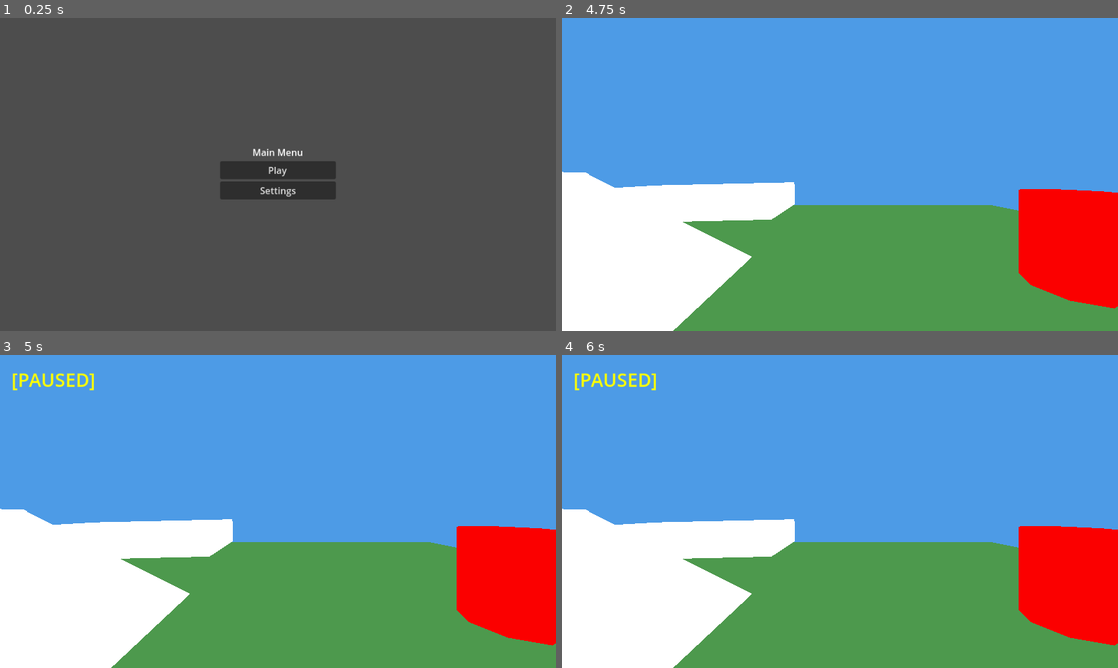
Above: before the commit, frames 1-4 (two rows, left to right).
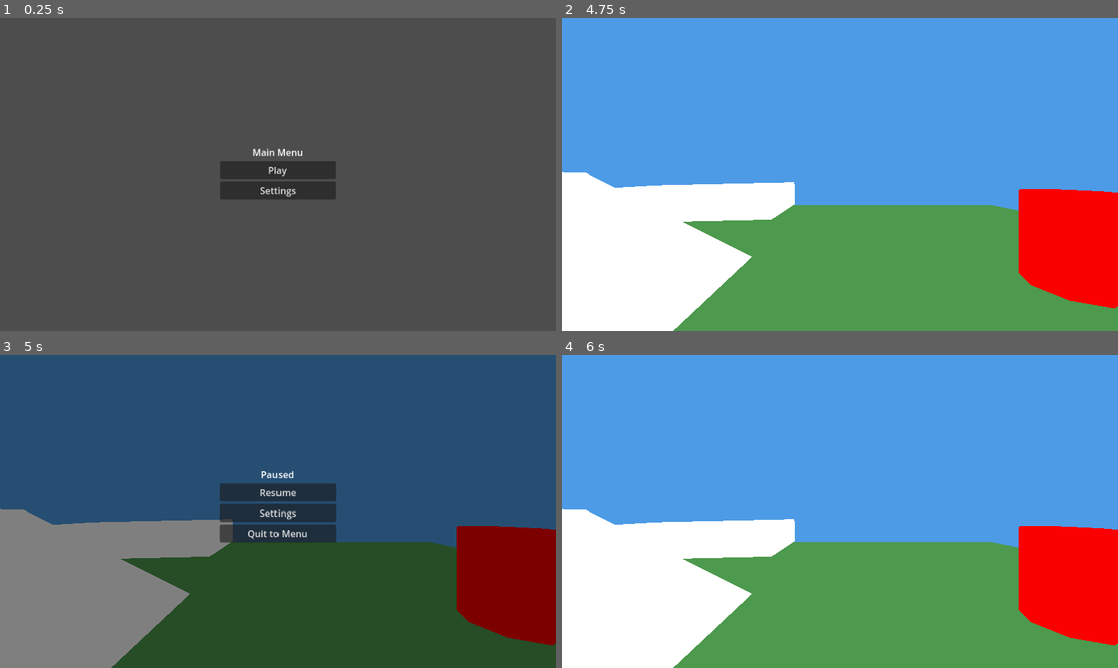
Above: after the commit, the same moments.

Repository: mcthaydt/cabaret-template
Game: Godot game, scene res://scenes/root.tscn
Two runs of this game, one before a commit and one after it. Both use one fixed random seed, a clock stepped at 60 frames per second and the inputs below.
Inputs (mouse positions are in pixels of both pictures, inside the frame that each line leads up to):
- Up to frame 1 (0.25 s): no input
- Up to frame 2 (4.75 s): click "Play" at 0.5 s; tap Enter (ui_accept) at 1.25 s; move the mouse to (867, 174) at 1.27 s; hold W (move_forward) from 1.28 s (still down); tap E (interact) at 1.35, 2.1, 3.05, 3.8, 4.55 s; click (867, 174) at 1.42 s; tap Space (jump) at 1.52, 2.27, 3.77, 4.52 s; move the mouse to (812, 174) at 2.02 s; move the mouse to (851, 168) at 2.77 s; tap Shift (sprint) at 2.85 s; move the mouse to (834, 180) at 3.52 s; tap Alt at 3.6 s; click (834, 180) at 3.67 s; move the mouse to (878, 177) at 4.27 s; tap Ctrl at 4.35 s
- Up to frame 3 (5 s): keep holding W (move_forward); tap Escape (pause) at 4.9 s
- Up to frame 4 (6 s): release W (move_forward) at 5 s; drag from (673, 464) to (756, 433) at 5.02 s; click (840, 492) at 5.75 s, where only the run after the commit has a clickable "Resume"

Frames 1-2 are identical in both runs. In frame 3, 100% of the frame differs, in the area x 0-100%, y 0-100%; in frame 4, 0.3%.

Commit message:
Scene Manager: use pause overlay pattern consistently - S_PauseSystem delegates pause toggle to M_SceneManager push/pop overlay - M_SceneManager: sync gameplay.paused with overlay presence for HUD - U_SceneRegistry: point pause_menu to scenes/ui/pause_menu.tscn

Diff:
--- a/scripts/ecs/systems/s_pause_system.gd
+++ b/scripts/ecs/systems/s_pause_system.gd
@@ -17,6 +17,7 @@
 var _store: M_StateStore = null
 var _cursor_manager: M_CursorManager = null
 var _is_paused: bool = false
+var _scene_manager: Node = null
 
 func _ready() -> void:
 	super._ready()
@@ -30,6 +31,11 @@
 	if not _store:
 		push_error("S_PauseSystem: Could not find M_StateStore")
 		return
+
+	# Find Scene Manager (if present, prefer overlay-based pause)
+	var scene_managers: Array = get_tree().get_nodes_in_group("scene_manager")
+	if scene_managers.size() > 0:
+		_scene_manager = scene_managers[0]
 
 	# Get reference to cursor manager (optional - pause still works without it)
 	var cursor_managers: Array[Node] = get_tree().get_nodes_in_group("cursor_manager")
@@ -67,17 +73,25 @@
 	var gameplay_state: Dictionary = _store.get_slice(StringName("gameplay"))
 	var is_currently_paused: bool = U_GameplaySelectors.get_is_paused(gameplay_state)
 
-	# Dispatch opposite action and update cursor
+	# Prefer overlay pattern when Scene Manager is available
+	if _scene_manager != null:
+		if is_currently_paused:
+			if _scene_manager.has_method("pop_overlay"):
+				_scene_manager.pop_overlay()
+		else:
+			if _scene_manager.has_method("push_overlay"):
+				_scene_manager.push_overlay(StringName("pause_menu"))
+		return
+
+	# Fallback: no Scene Manager — dispatch actions directly and manage cursor
 	if is_currently_paused:
-		# Unpause: lock cursor for gameplay
 		_store.dispatch(U_GameplayActions.unpause_game())
 		if _cursor_manager:
-			_cursor_manager.set_cursor_state(true, false)  # locked, hidden
+			_cursor_manager.set_cursor_state(true, false)
 	else:
-		# Pause: unlock cursor for UI interaction
 		_store.dispatch(U_GameplayActions.pause_game())
 		if _cursor_manager:
-			_cursor_manager.set_cursor_state(false, true)  # unlocked, visible
+			_cursor_manager.set_cursor_state(false, true)
 
 ## Handle state store slice updates
 func _on_slice_updated(slice_name: StringName, slice_state: Dictionary) -> void:
--- a/scripts/managers/m_scene_manager.gd
+++ b/scripts/managers/m_scene_manager.gd
@@ -389,6 +389,18 @@
 	if get_tree().paused != should_pause:
 		get_tree().paused = should_pause
 
+	# Keep gameplay state in sync so HUD/selectors reflect pause status
+	if _store != null:
+		var gameplay_state: Dictionary = _store.get_slice(StringName("gameplay"))
+		var is_paused_in_state: bool = false
+		if not gameplay_state.is_empty():
+			is_paused_in_state = gameplay_state.get("paused", false)
+
+		if should_pause and not is_paused_in_state:
+			_store.dispatch(U_GAMEPLAY_ACTIONS.pause_game())
+		elif not should_pause and is_paused_in_state:
+			_store.dispatch(U_GAMEPLAY_ACTIONS.unpause_game())
+
 	if _cursor_manager != null:
 		if should_pause:
 			_cursor_manager.set_cursor_state(false, true)  # unlocked, visible
--- a/scripts/scene_management/u_scene_registry.gd
+++ b/scripts/scene_management/u_scene_registry.gd
@@ -114,7 +114,7 @@
 
 	_register_scene(
 		StringName("pause_menu"),
-		"res://tests/scenes/test_pause_menu.tscn",
+		"res://scenes/ui/pause_menu.tscn",
 		SceneType.UI,
 		"instant",
 		0
